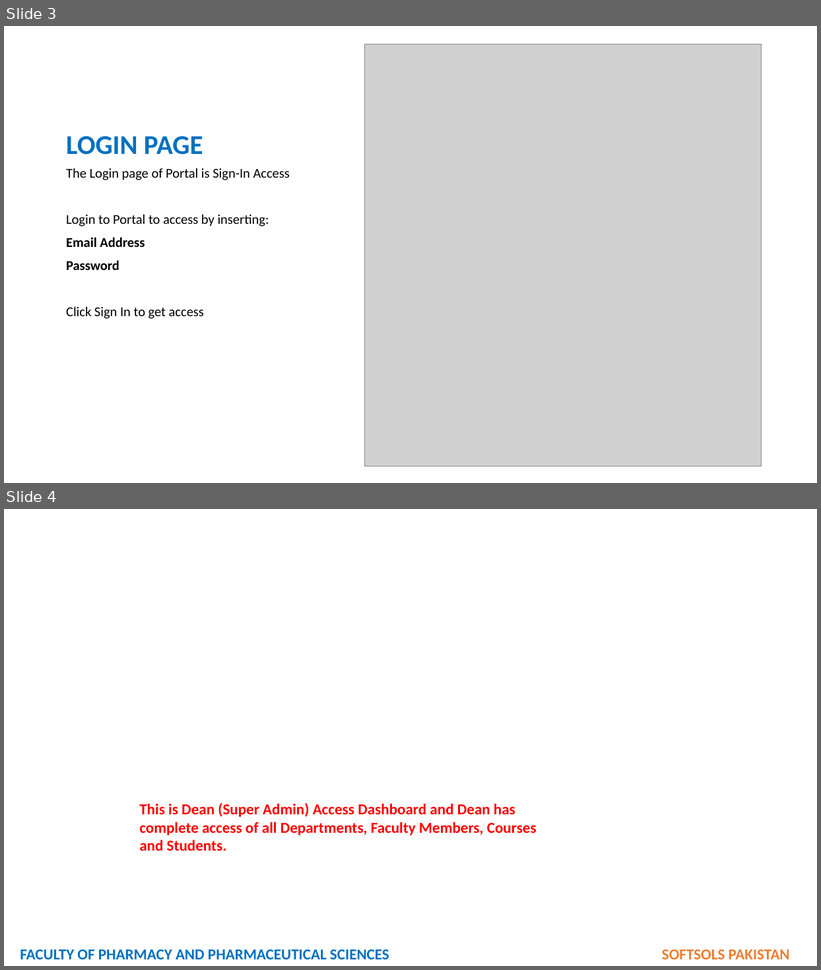
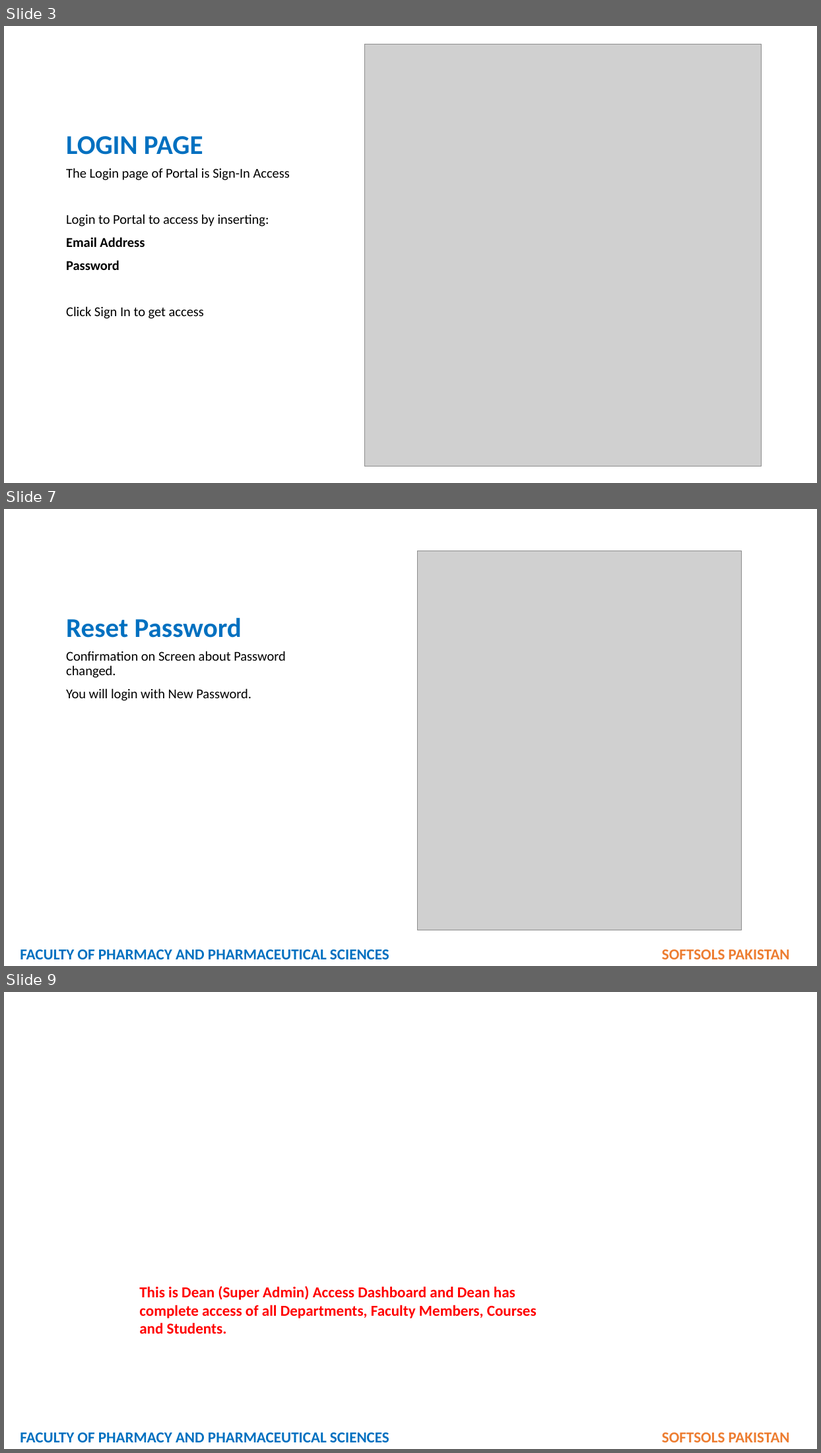
Before and after one commit to softsolspk1/fop, a slide deck: SUPER ADMIN ROLE - DEAN ROLE.pptx. Shown one above the other, each under a label of ours: slides 3 and 4 before the commit, slides 3, 7 and 9 after it; the slides between them are not shown. The pictures are 821x970 and 821x1453 pixels, drawn with LibreOffice and Linux fonts; fonts in the diff are those of the drawing; grey boxes stand for pictures; background and template pictures are left out. Boxes give left, top, right and bottom in pixels: in the first picture for what was removed or moved away, otherwise in the second. Text is boxed around its words. In the diff, an @@ line names an element or a change of style, - is before the commit and + after.

```diff
--- a/SUPER ADMIN ROLE - DEAN ROLE.pptx
+++ b/SUPER ADMIN ROLE - DEAN ROLE.pptx
@@ slide 7 added at (4, 509, 817, 966), background #FFFFFF @@
@@ picture added at (418, 551, 742, 931) @@
@@ title added at (66, 618, 242, 638), 32 pt, text #0070C0, bold @@
+Reset Password
@@ text added at (66, 651, 286, 701), 16 pt, text #000000 @@
+Confirmation on Screen about Password changed.
+You will login with New Password.
@@ text added at (20, 950, 790, 960), 18 pt, text #0070C0, bold @@
+FACULTY OF PHARMACY AND PHARMACEUTICAL SCIENCES SOFTSOLS PAKISTAN
@@ what was slide 4 is now slide 9 @@
```
Also in this commit, not shown: 1 slide changed, 8 other slides added, 5 other files.
